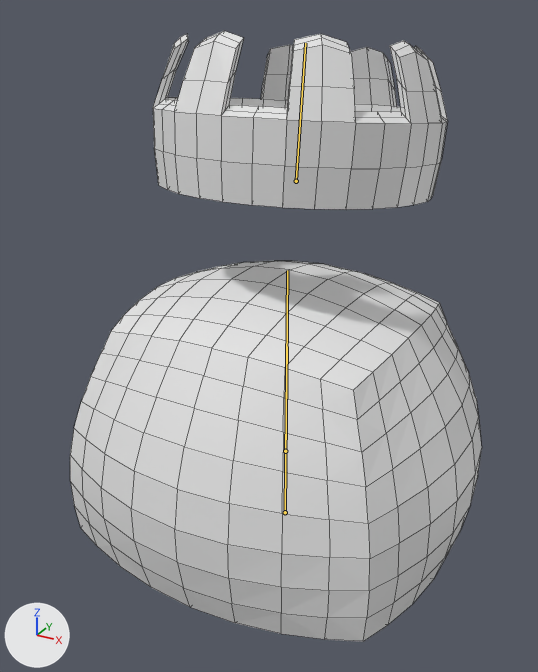
The Blender file blender/SlimeSama.blend, before and after one commit.
Before and after are seen from a camera (50 mm lens) standing at (2.2, -4.27, 3.62) and looking at (-0.08, -0.11, 1.54). Arrows for +X, +Y and +Z are at lower left; the lights stay in place. The bones that bend it are drawn over the model as lines. Mesh edges are drawn as thin lines.
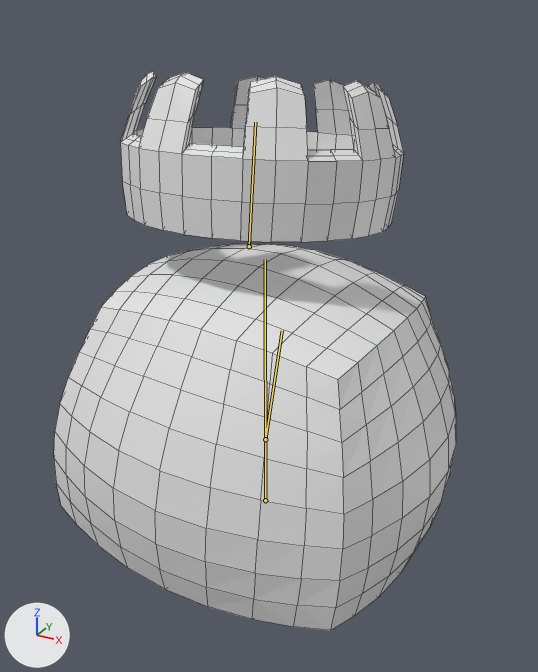
Commit message: IdleAnimation
Idle animation is good enough

The newer file adds an action. The first version stands in its rest pose; the second is drawn at frame 32 of the action 'SlimeIdle'.

The change in detail:
Bone 'Root' (bone_root) moves from (0.0, 0.0, 0.0) to (-0.087, 0.026, 0.0).
Bone 'Crown' (bone_crown) moves from (0.0, 0.0, 0.0) to (-0.095, -0.276, -0.034).
Bone 'Squash' (bone_squash) turns from (0, 0, 0) to (0, 0, -8) degrees about its own x, y and z.
Bone 'Squash' (bone_squash) is rescaled from (1.0, 1.0, 1.0) to (0.98, 1.08, 0.97).

Pixel boxes [x1, y1, x2, y2] of what changed, in the pictures (538 x 672 px):
'Cube', posed (8% shorter)
    before: [70, 31, 482, 642]
    after: [54, 71, 456, 631]
bone 'Root', root to tip
    before: (285, 512) to (287, 270)
    after: (265, 500) to (265, 259)
bone 'Crown', root to tip
    before: (296, 181) to (305, 43)
    after: (249, 246) to (255, 122)
bone 'Squash', root to tip
    before: (285, 451) to (287, 346)
    after: (265, 439) to (282, 330)
